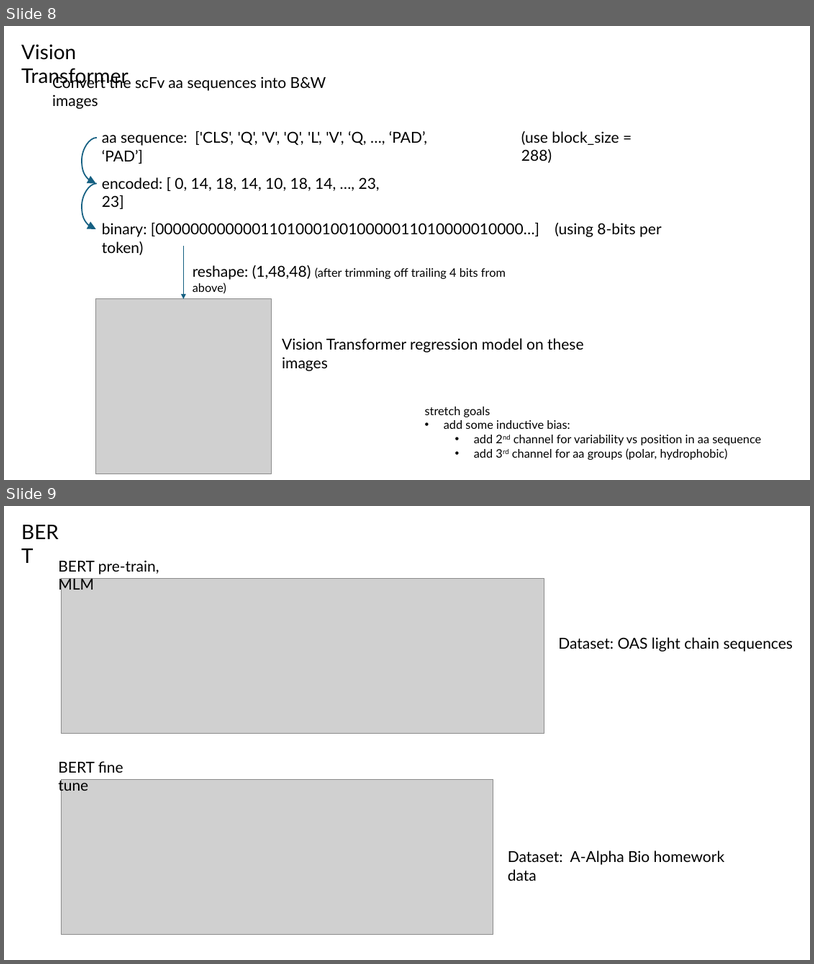
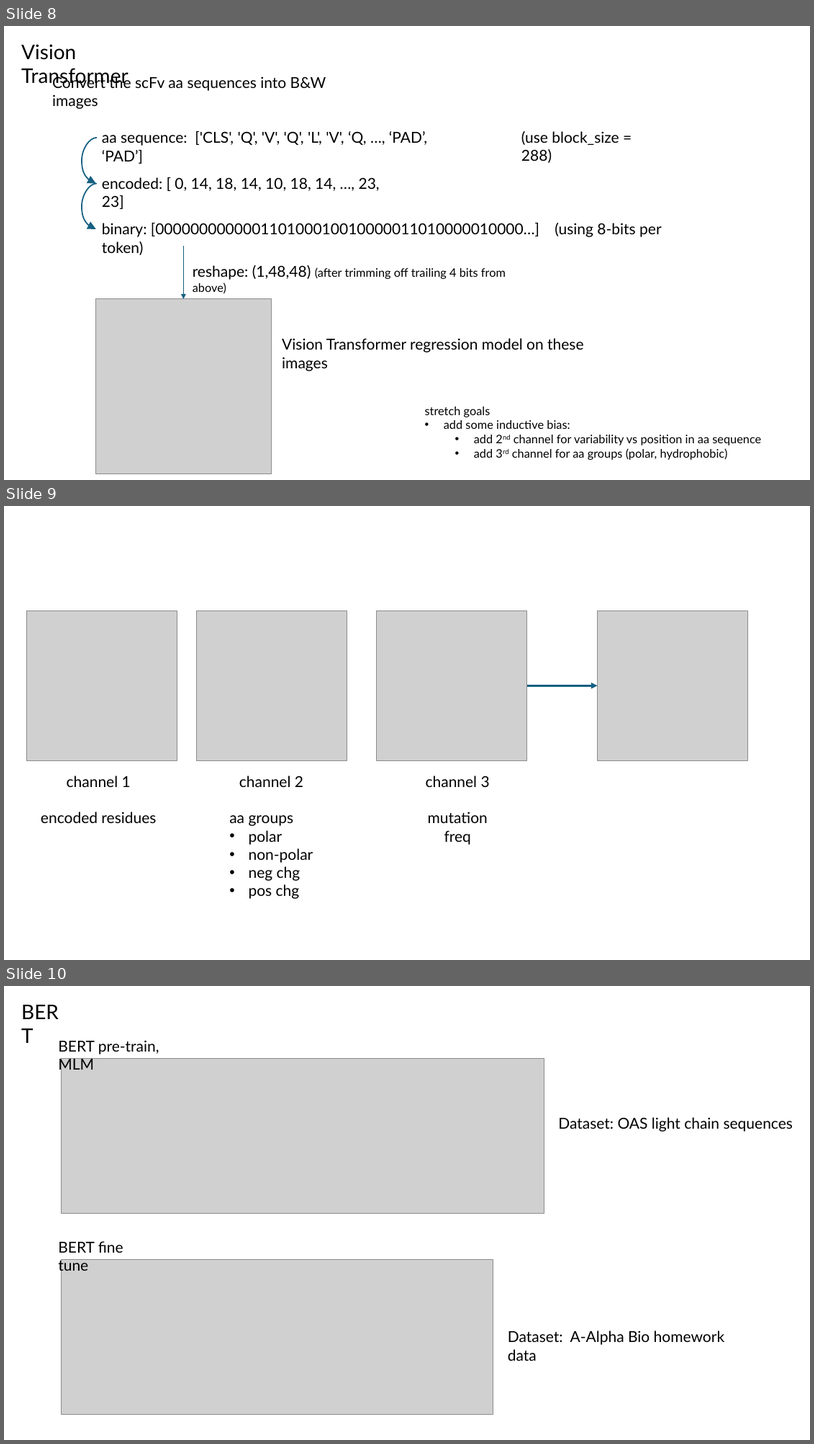
Before and after one commit to planaria158/BERT-antibody-antigen-binding-energy, a slide deck: Homework-aAlphaBio.pptx. Shown one above the other, each under a label of ours: slides 8 and 9 before the commit, slides 8, 9 and 10 after it. The pictures are 814x964 and 814x1444 pixels, drawn with LibreOffice and Linux fonts; fonts in the diff are those of the drawing; grey boxes stand for pictures. Boxes give left, top, right and bottom in pixels: in the first picture for what was removed or moved away, otherwise in the second. Text is boxed around its words. In the diff, an @@ line names an element or a change of style, - is before the commit and + after.

Commit message:
slide deck

```diff
--- a/Homework-aAlphaBio.pptx
+++ b/Homework-aAlphaBio.pptx
@@ slide 9 added at (4,506,810,960), background #FFFFFF @@
@@ picture added at (26,610,177,761) @@
@@ picture added at (196,610,347,761) @@
@@ picture added at (377,610,528,761) @@
@@ picture added at (598,610,748,761) @@
@@ arrow added from (527, 686) to (598, 686), #156082 2.5 pt @@
@@ text added at (41,775,156,823), 18 pt, text #000000 @@
+channel 1
+encoded residues
@@ text added at (229,775,314,898), 18 pt, text #000000 @@
+channel 2
+aa groups
+• polar
+• non-polar
+• neg chg
+• pos chg
@@ text added at (426,775,490,844), 18 pt, text #000000 @@
+channel 3
+mutation freq
@@ what was slide 9 is now slide 10 @@
```
